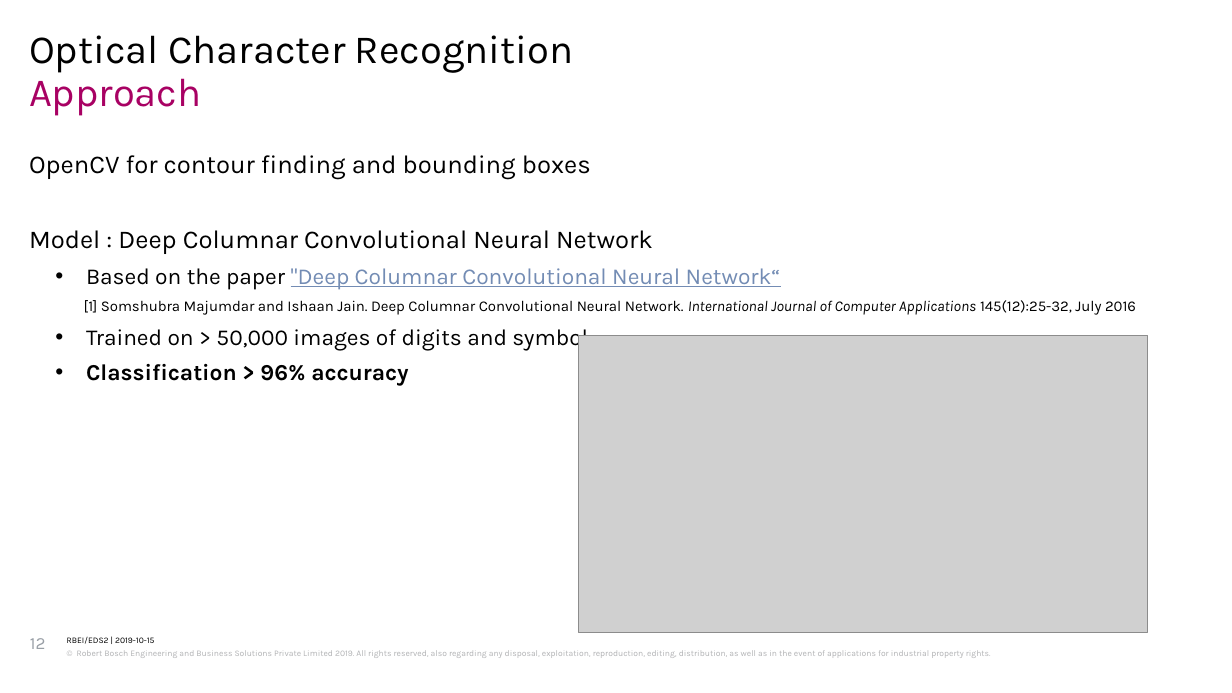
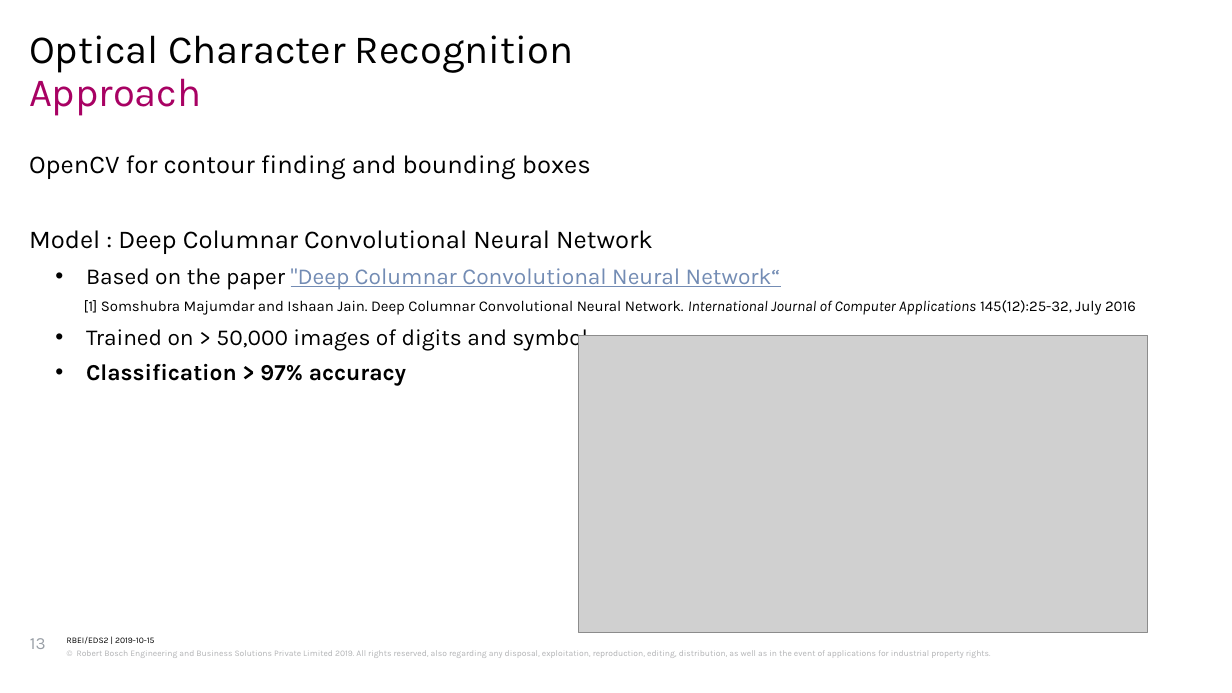
Before and after one commit to bijonguha/Bosch, a slide deck: slide 13 of intel_ocr/docs/intel_review_5thNov_V2.0.pptx (slide 12 before the commit). Drawn at 1232x693 pixels with LibreOffice and Linux fonts; fonts in the diff are those of the drawing; grey boxes stand for pictures; background and template pictures are left out. Boxes give left, top, right and bottom in pixels: in the first picture for what was removed or moved away, otherwise in the second. Text is boxed around its words. In the diff, an @@ line names an element or a change of style, - is before the commit and + after.

```diff
--- a/intel_ocr/docs/intel_review_5thNov_V2.0.pptx
+++ b/intel_ocr/docs/intel_review_5thNov_V2.0.pptx
@@ text at box(86, 364, 406, 386): text changed @@
-  • Classification > 96% accuracy
+  • Classification > 97% accuracy
@@ page number at box(30, 638, 46, 649): text changed @@
-12
+13
```
Also in this commit, not shown: 4 other slides changed, 1 slide added, 2 other files.
